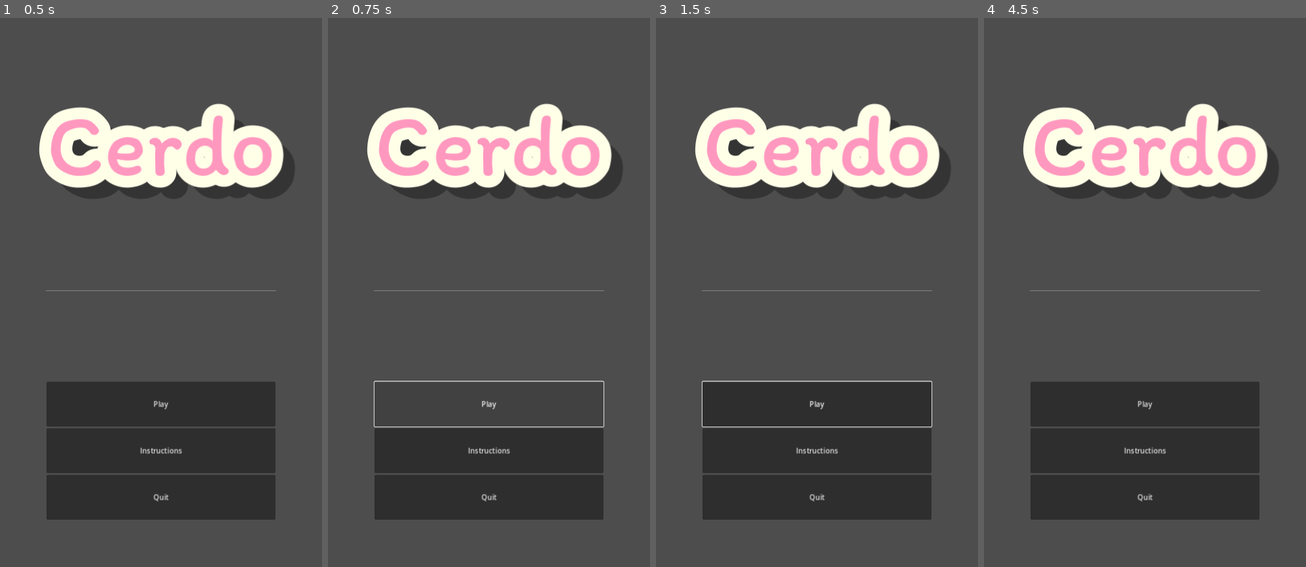
Above: before the commit, frames 1-4 (left to right).
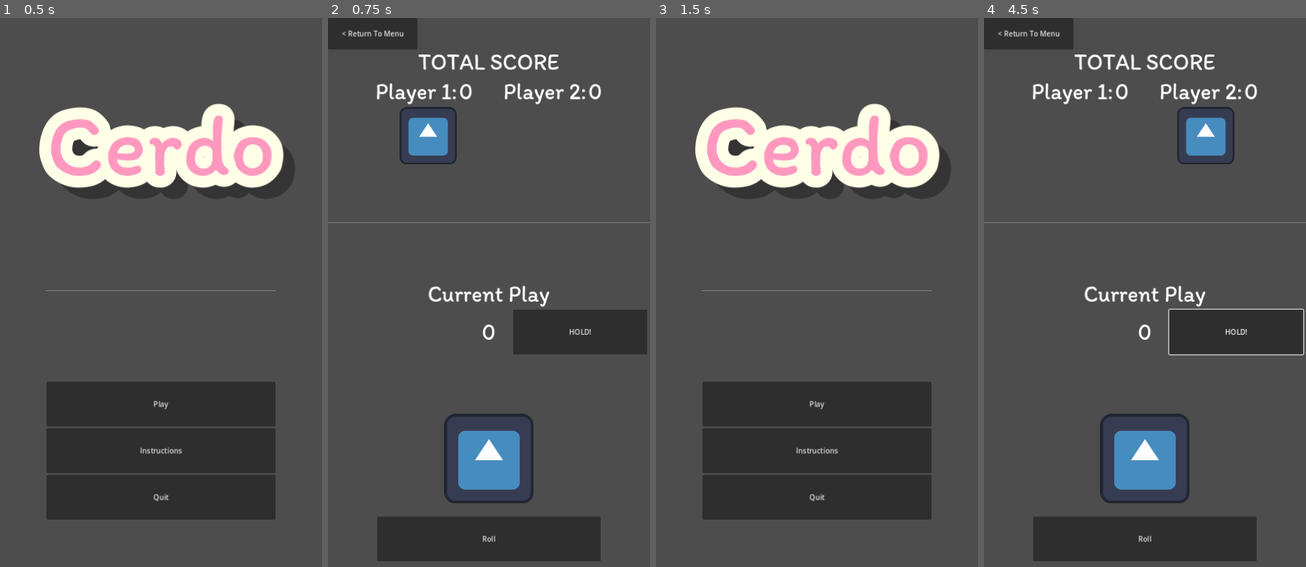
Above: after the commit, the same moments.

Repository: Ghigog/Cerdo
Game: Godot game, scene res://Scenes/app.tscn
Two runs of this game, one before a commit and one after it. Both use one fixed random seed, a clock stepped at 60 frames per second and the inputs below. The engine's default icon, where the game draws it, is replaced by a stand-in: a white triangle on a blue panel in a dark square.
Inputs (mouse positions are in pixels of both pictures, inside the frame that each line leads up to):
- Up to frame 1 (0.5 s): no input
- Up to frame 2 (0.75 s): click "Play" at 0.5 s
- Up to frame 3 (1.5 s): click (701, 34) at 1.25 s, where only the run after the commit has a clickable "< Return To Menu"
- Up to frame 4 (4.5 s): click "Play" at 2 s; click (1235, 330) at 2.75 s, where only the run after the commit has a clickable "HOLD!"; click (1145, 451) at 3.5 s, where only the run before the commit has a clickable "Instructions"; click (1145, 495) at 4.25 s, where only the run before the commit has a clickable "Back"

Frame 1 is identical in both runs. In frame 2, 34% of the frame differs, in the area x 0-100%, y 0-99%; in frame 3, 0.3%; in frame 4, 39%.

Commit message:
Buttons to and from Game/Main Menu

Diff:
--- a/Scenes/app.tscn
+++ b/Scenes/app.tscn
@@ -57,5 +57,6 @@
 text = "Quit
 "
 
+[connection signal="pressed" from="CanvasLayer/VBoxContainer/PlayButton" to="." method="_on_play_button_pressed"]
 [connection signal="pressed" from="CanvasLayer/VBoxContainer/InstructionsButton" to="." method="_on_instructions_button_pressed"]
 [connection signal="pressed" from="CanvasLayer/VBoxContainer/QuitButton" to="." method="_on_quit_button_pressed"]
--- a/Scripts/app.gd
+++ b/Scripts/app.gd
@@ -17,3 +17,7 @@
 
 func _on_instructions_button_pressed():
 	get_tree().change_scene_to_file("res://Scenes/instructions.tscn")
+
+
+func _on_play_button_pressed():
+	get_tree().change_scene_to_file("res://Scenes/main.tscn")
--- a/Scripts/main.gd
+++ b/Scripts/main.gd
@@ -23,7 +23,7 @@
 	pass
 
 func _on_back_pressed():
-	pass # Replace with function body.
+	get_tree().change_scene_to_file("res://Scenes/app.tscn")
 
 func _on_roll_button_pressed():
 	dice_value = random.randi_range(1, 6)
